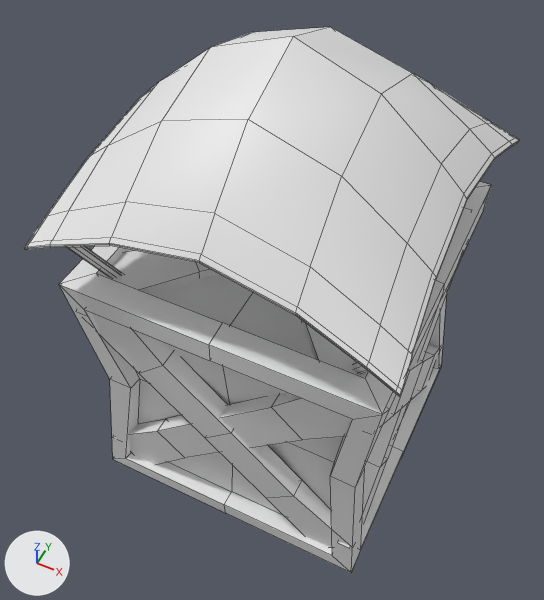
An edit to the FBX model Assets/_Assets/Models/Models/Obstacle.fbx, drawn before and after from the same camera.
Before and after are seen from a camera (50 mm lens) standing at (-1.51, -3.22, 5.37) and looking at (-3.03, -0.18, 1.57). Every picture has the same lights, and +X, +Y and +Z are marked at lower left. Mesh edges are drawn as thin lines. Where no turn or scale is listed for an object, it has been applied to the vertices.

The first picture shows 'Obstacle'.
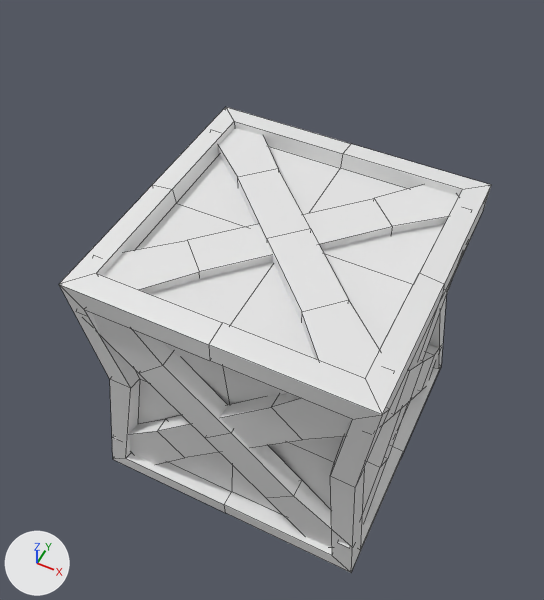
Pixel boxes (x1, y1, x2, y2) of what changed, in the pictures (544 x 600 px):
```json
{"object": "Obstacle", "change": "reshaped", "before": [24, 27, 519, 572], "after": [59, 107, 491, 572], "on screen": "13% narrower, 15% shorter"}
{"part": 1, "of": "me_cube_001", "change": "deleted", "before": [24, 27, 519, 397]}
{"part": 2, "of": "me_cube_001", "change": "deleted", "before": [67, 247, 123, 278]}
{"part": 3, "of": "me_cube_001", "change": "deleted", "before": [353, 362, 369, 374]}
```

Scene script edits in JSON lines:
```json
{"block": "me_cube_001", "where": "me_cube_001.from_pydata(...)  # 652 vertices, 584 faces; spans x -1.12..1.12, y -1.12..1.12, z -0.01..3.41"}
{"block": "me_cube_001", "where": "# used by ob_obstacle; location = (-3.0, 0.0, 0.0)"}
{"block": "me_cube_001", "change": "me_cube_001 part 1: the loose piece of 194 vertices spanning x -1.12..1.12, y -1.12..1.12, z 2.39..3.41 is deleted"}
{"block": "me_cube_001", "change": "me_cube_001 part 2: the loose piece of 24 vertices spanning x -1.02..-0.74, y -1.02..-0.74, z 1.96..2.51 is deleted"}
{"block": "me_cube_001", "change": "me_cube_001 part 3: the loose piece of 24 vertices spanning x 0.74..1.02, y -1.02..-0.74, z 1.96..2.51 is deleted"}
```
